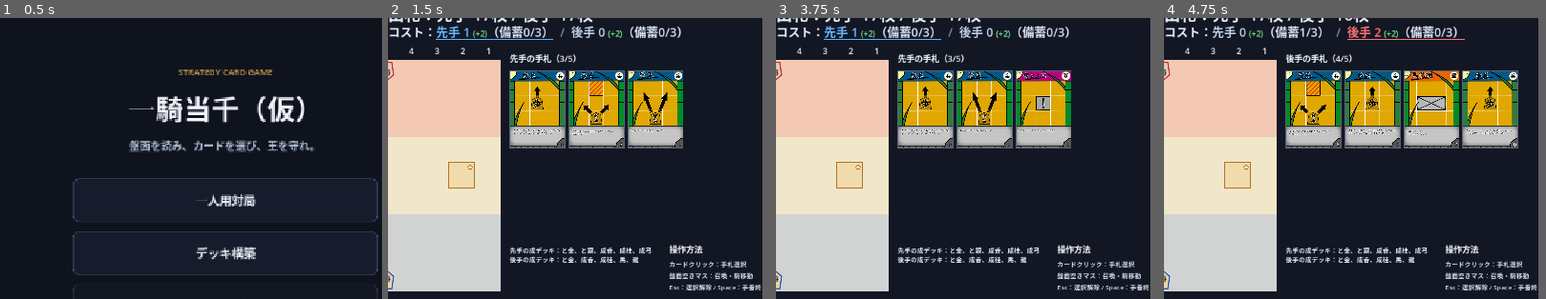
Above: before the commit, frames 1-4 (left to right).
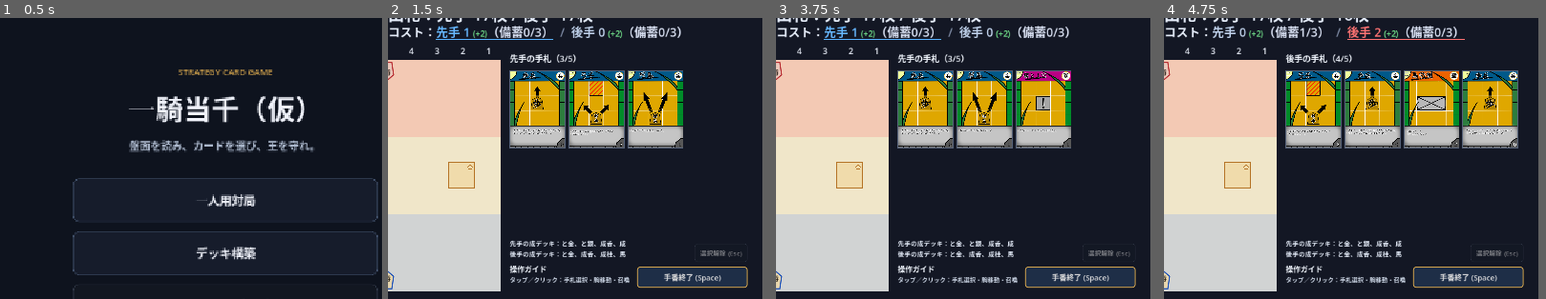
Above: after the commit, the same moments.

Repository: y398/ikkitousen
Game: Godot game, scene res://scenes/TitleScreen.tscn
The game is run twice, just before and just after one commit, with the same random seed, the same clock (stepped at 60 frames per second) and the same inputs.
Inputs (mouse positions are % of the whole screen's width and height, from its top left):
- Up to frame 1 (0.5 s): no input
- Up to frame 2 (1.5 s): click "一人用対局" at 0.5 s; click "このデッキで対局開始" at 1.25 s
- Up to frame 3 (3.75 s): click "タイトルへ戻る" at 2 s; click "一人用対局" at 2.75 s; click "このデッキで対局開始" at 3.5 s
- Up to frame 4 (4.75 s): tap Enter at 4.25 s; move the mouse to (72, 34) at 4.27 s; tap F at 4.35 s; click (72, 34) at 4.42 s; tap Space at 4.52 s
The pictures show only the part of the screen within x 20-70%, y 3-53%; the shares and areas given below are measured in that part.

Frame 1 is identical in both runs. In frame 2, 4.8% of the frame differs, in the area x 31-98%, y 78-98%; in frame 3, 4.8%; in frame 4, 4.8%.

Commit message:
feat: スマホ・タッチ操作対応のための手番終了・選択解除・アクションボタンUIを追加
- 画面右下に手番終了ボタン（Spaceキー代替）を新設
- 駒・手札選択時に操作を取り消せる選択解除ボタン（Escキー代替）を新設
- 弓手選択時に遠隔攻撃、罠選択時に手動起動を行える文脈アクションボタン（A/Fキー代替）を新設
- ゲーム状態に応じたボタンスタイルおよび活性・非活性の自動同期処理を実装
- ボタン追加に合わせて右下の成デッキ・操作ガイドの描画レイアウトを整理

Diff:
--- a/scripts/scenes/MainGame.gd
+++ b/scripts/scenes/MainGame.gd
@@ -52,7 +52,13 @@
 var pending_discard_hand_number: int = 0
 var game_initialized: bool = false
 
-# 対局開始前に、先手・後手が使用する保存デッキを選ぶ。
+# タッチ・マウス操作用のHUDボタン
+var action_ui_layer: CanvasLayer
+var end_turn_button: Button
+var cancel_button: Button
+var context_action_button: Button
+
+# 対局開始前に、先手・後手が使用する保存デッキを選ぶ
 var deck_library: Dictionary = {}
 var deck_selection_layer: CanvasLayer
 var deck_selection_status_label: Label
@@ -139,6 +145,7 @@
 	texture_filter = CanvasItem.TEXTURE_FILTER_LINEAR_WITH_MIPMAPS
 	get_window().size = Vector2i(800, 850)
 	_create_title_return_button()
+	_create_action_ui_buttons()
 
 	var loaded_library: Dictionary = DeckLibrary.load_library()
 	deck_library = loaded_library.get("decks", DeckLibrary.default_decks())
@@ -539,6 +546,216 @@
 	button.pressed.connect(_return_to_title)
 
 
+# タッチ・マウス操作用のボタングループを生成する
+func _create_action_ui_buttons() -> void:
+	action_ui_layer = CanvasLayer.new()
+	action_ui_layer.layer = 10
+	add_child(action_ui_layer)
+
+	# 1. 手番終了ボタン
+	end_turn_button = Button.new()
+	end_turn_button.text = "手番終了 (Space)"
+	end_turn_button.tooltip_text = "手番を終了し、相手のターンへ移行する"
+	end_turn_button.custom_minimum_size = Vector2(240, 46)
+	end_turn_button.focus_mode = Control.FOCUS_NONE
+	end_turn_button.add_theme_font_size_override("font_size", 16)
+	end_turn_button.offset_left = 880.0
+	end_turn_button.offset_top = 580.0
+	end_turn_button.offset_right = 1120.0
+	end_turn_button.offset_bottom = 626.0
+
+	var end_turn_style := StyleBoxFlat.new()
+	end_turn_style.bg_color = Color(0.12, 0.18, 0.28)
+	end_turn_style.border_color = Color(0.84, 0.65, 0.30)
+	end_turn_style.set_border_width_all(2)
+	end_turn_style.set_corner_radius_all(6)
+	end_turn_button.add_theme_stylebox_override("normal", end_turn_style)
+
+	var end_turn_hover := StyleBoxFlat.new()
+	end_turn_hover.bg_color = Color(0.18, 0.26, 0.40)
+	end_turn_hover.border_color = Color(1.0, 0.82, 0.45)
+	end_turn_hover.set_border_width_all(2)
+	end_turn_hover.set_corner_radius_all(6)
+	end_turn_button.add_theme_stylebox_override("hover", end_turn_hover)
+
+	var end_turn_disabled := StyleBoxFlat.new()
+	end_turn_disabled.bg_color = Color(0.10, 0.12, 0.16, 0.6)
+	end_turn_disabled.border_color = Color(0.35, 0.38, 0.45, 0.5)
+	end_turn_disabled.set_border_width_all(1)
+	end_turn_disabled.set_corner_radius_all(6)
+	end_turn_button.add_theme_stylebox_override("disabled", end_turn_disabled)
+
+	end_turn_button.pressed.connect(_on_end_turn_button_pressed)
+	action_ui_layer.add_child(end_turn_button)
+
+	# 2. 選択解除ボタン
+	cancel_button = Button.new()
+	cancel_button.text = "選択解除 (Esc)"
+	cancel_button.tooltip_text = "現在の選択や操作を取り消す"
+	cancel_button.custom_minimum_size = Vector2(115, 40)
+	cancel_button.focus_mode = Control.FOCUS_NONE
+	cancel_button.add_theme_font_size_override("font_size", 14)
+	cancel_button.offset_left = 1005.0
+	cancel_button.offset_top = 530.0
+	cancel_button.offset_right = 1120.0
+	cancel_button.offset_bottom = 570.0
+
+	var cancel_style := StyleBoxFlat.new()
+	cancel_style.bg_color = Color(0.14, 0.16, 0.22)
+	cancel_style.border_color = Color(0.40, 0.45, 0.55)
+	cancel_style.set_border_width_all(1)
+	cancel_style.set_corner_radius_all(6)
+	cancel_button.add_theme_stylebox_override("normal", cancel_style)
+
+	var cancel_hover := StyleBoxFlat.new()
+	cancel_hover.bg_color = Color(0.20, 0.24, 0.32)
+	cancel_hover.border_color = Color(0.60, 0.68, 0.80)
+	cancel_hover.set_border_width_all(2)
+	cancel_hover.set_corner_radius_all(6)
+	cancel_button.add_theme_stylebox_override("hover", cancel_hover)
+
+	var cancel_disabled := StyleBoxFlat.new()
+	cancel_disabled.bg_color = Color(0.08, 0.10, 0.14, 0.4)
+	cancel_disabled.border_color = Color(0.25, 0.28, 0.35, 0.3)
+	cancel_disabled.set_border_width_all(1)
+	cancel_disabled.set_corner_radius_all(6)
+	cancel_button.add_theme_stylebox_override("disabled", cancel_disabled)
+
+	cancel_button.pressed.connect(_on_cancel_button_pressed)
+	action_ui_layer.add_child(cancel_button)
+
+	# 3. 文脈アクションボタン（攻撃／罠起動）
+	context_action_button = Button.new()
+	context_action_button.text = "アクション"
+	context_action_button.custom_minimum_size = Vector2(115, 40)
+	context_action_button.focus_mode = Control.FOCUS_NONE
+	context_action_button.add_theme_font_size_override("font_size", 14)
+	context_action_button.offset_left = 880.0
+	context_action_button.offset_top = 530.0
+	context_action_button.offset_right = 995.0
+	context_action_button.offset_bottom = 570.0
+	context_action_button.visible = false
+
+	context_action_button.pressed.connect(_on_action_button_pressed)
+	action_ui_layer.add_child(context_action_button)
+
+
+func _on_end_turn_button_pressed() -> void:
+	if game_over or discard_mode:
+		return
+	print("%sが手番を終了しました" % ("先手" if current_player == 0 else "後手"))
+	end_turn()
+
+
+func _on_cancel_button_pressed() -> void:
+	if pending_special_trap_waiting_for_target:
+		_finish_pending_special_trap(Vector2i(-1, -1))
+		return
+
+	var had_selection: bool = (
+		selected_hand_index >= 0
+		or selected_square.x != -1
+		or pending_wall_square.x != -1
+	)
+	selected_hand_index = -1
+	selected_square = Vector2i(-1, -1)
+	pending_wall_square = Vector2i(-1, -1)
+	pending_discard_hand_number = 0
+	if had_selection:
+		print("選択をキャンセルしました")
+	queue_redraw()
+
+
+func _on_action_button_pressed() -> void:
+	if game_over or has_moved_this_turn:
+		return
+	if selected_square.x < 1 or not pieces.has(selected_square):
+		return
+
+	var selected_piece: Dictionary = pieces[selected_square]
+	if AttackRules.is_archer(selected_piece):
+		_perform_archer_attack()
+	elif str(selected_piece.get("category", "")) == "罠" and TrapRules.is_special_effect(TrapRules.get_effect_id(selected_piece)):
+		_activate_selected_special_trap()
+
+
+# ボタンUIの活性状態および表示内容を最新のゲーム状態と同期する
+func _update_action_ui() -> void:
+	if action_ui_layer == null or end_turn_button == null or cancel_button == null or context_action_button == null:
+		return
+
+	# デッキ選択中・陣営選択中またはゲーム未初期化時は非表示とする
+	var is_in_setup := (
+		(deck_selection_layer != null and is_instance_valid(deck_selection_layer))
+		or (side_selection_layer != null and is_instance_valid(side_selection_layer))
+		or not game_initialized
+	)
+	action_ui_layer.visible = not is_in_setup
+	if is_in_setup:
+		return
+
+	# 手番終了ボタンの更新
+	if game_over:
+		end_turn_button.disabled = true
+		end_turn_button.text = "対局終了"
+	elif discard_mode:
+		end_turn_button.disabled = true
+		end_turn_button.text = "手札超過：破棄中"
+	else:
+		end_turn_button.disabled = false
+		end_turn_button.text = "手番終了 (Space)"
+
+	# 選択解除ボタンの更新
+	var has_selection: bool = (
+		selected_hand_index >= 0
+		or selected_square.x >= 1
+		or pending_wall_square.x >= 1
+		or pending_special_trap_waiting_for_target
+	)
+	cancel_button.disabled = not has_selection or game_over
+
+	# 文脈アクションボタン（攻撃／罠起動）の更新
+	if game_over or selected_square.x < 1 or not pieces.has(selected_square):
+		context_action_button.visible = false
+		return
+
+	var selected_piece: Dictionary = pieces[selected_square]
+	var piece_owner: int = int(selected_piece.get("owner", -1))
+	if piece_owner != current_player:
+		context_action_button.visible = false
+		return
+
+	if AttackRules.is_archer(selected_piece):
+		context_action_button.visible = true
+		var attack_target := _get_archer_attack_target_square(selected_square)
+		var attack_cost := int(selected_piece.get("attack_cost", 1))
+		var can_attack := attack_target.x >= 1 and not has_moved_this_turn and (costs[current_player] + reserves[current_player] >= attack_cost)
+		context_action_button.text = "弓手 攻撃 (A)"
+		context_action_button.disabled = not can_attack
+
+		var attack_style := StyleBoxFlat.new()
+		attack_style.bg_color = Color(0.38, 0.10, 0.12) if can_attack else Color(0.16, 0.10, 0.12, 0.5)
+		attack_style.border_color = Color(0.95, 0.25, 0.25) if can_attack else Color(0.40, 0.25, 0.25, 0.5)
+		attack_style.set_border_width_all(2)
+		attack_style.set_corner_radius_all(6)
+		context_action_button.add_theme_stylebox_override("normal", attack_style)
+	elif str(selected_piece.get("category", "")) == "罠" and TrapRules.is_special_effect(TrapRules.get_effect_id(selected_piece)):
+		context_action_button.visible = true
+		var activation_cost := int(selected_piece.get("activation_cost", 1))
+		var can_activate := not has_moved_this_turn and (costs[current_player] + reserves[current_player] >= activation_cost)
+		context_action_button.text = "罠 起動 (F)"
+		context_action_button.disabled = not can_activate
+
+		var trap_style := StyleBoxFlat.new()
+		trap_style.bg_color = Color(0.32, 0.20, 0.08) if can_activate else Color(0.16, 0.12, 0.08, 0.5)
+		trap_style.border_color = Color(0.95, 0.65, 0.15) if can_activate else Color(0.40, 0.32, 0.15, 0.5)
+		trap_style.set_border_width_all(2)
+		trap_style.set_corner_radius_all(6)
+		context_action_button.add_theme_stylebox_override("normal", trap_style)
+	else:
+		context_action_button.visible = false
+
+
 func _return_to_title() -> void:
 	var title_path := "res://scenes/TitleScreen.tscn"
 
@@ -1285,41 +1502,40 @@
 	# 両プレイヤーの成デッキ
 	draw_string(
 		ThemeDB.fallback_font,
-		Vector2(604, 550),
+		Vector2(604, 535),
 		"先手の成デッキ：" + promotion_deck_summary(0),
 		HORIZONTAL_ALIGNMENT_LEFT,
-		540,
+		260,
 		14,
 		Color(0.90, 0.93, 0.98)
 	)
 
 	draw_string(
 		ThemeDB.fallback_font,
-		Vector2(604, 570),
+		Vector2(604, 558),
 		"後手の成デッキ：" + promotion_deck_summary(1),
 		HORIZONTAL_ALIGNMENT_LEFT,
-		540,
+		260,
 		14,
 		Color(0.90, 0.93, 0.98)
 	)
+
 	draw_string(
 		ThemeDB.fallback_font,
-		Vector2(950, 550),
-		"操作方法",
+		Vector2(604, 592),
+		"操作ガイド",
 		HORIZONTAL_ALIGNMENT_LEFT,
 		-1,
-		18,
+		16,
 		Color(0.95, 0.97, 1.0)
 	)
 
 	if shared_test_mode:
-		draw_string(ThemeDB.fallback_font, Vector2(950, 580), "数字キー：手札選択", HORIZONTAL_ALIGNMENT_LEFT, -1, 14, Color(0.82, 0.86, 0.92))
-		draw_string(ThemeDB.fallback_font, Vector2(950, 605), "自陣空きマス：召喚", HORIZONTAL_ALIGNMENT_LEFT, -1, 14, Color(0.82, 0.86, 0.92))
-		draw_string(ThemeDB.fallback_font, Vector2(950, 630), "F2：成デッキ出力 / Space：手番終了", HORIZONTAL_ALIGNMENT_LEFT, -1, 14, Color(0.82, 0.86, 0.92))
+		draw_string(ThemeDB.fallback_font, Vector2(604, 614), "数字キー：手札選択 / F2：成デッキ出力", HORIZONTAL_ALIGNMENT_LEFT, 260, 13, Color(0.82, 0.86, 0.92))
 	else:
-		draw_string(ThemeDB.fallback_font, Vector2(950, 580), "カードクリック：手札選択", HORIZONTAL_ALIGNMENT_LEFT, -1, 14, Color(0.82, 0.86, 0.92))
-		draw_string(ThemeDB.fallback_font, Vector2(950, 605), "盤面空きマス：召喚・駒移動", HORIZONTAL_ALIGNMENT_LEFT, -1, 14, Color(0.82, 0.86, 0.92))
-		draw_string(ThemeDB.fallback_font, Vector2(950, 630), "Esc：選択解除 / Space：手番終了", HORIZONTAL_ALIGNMENT_LEFT, -1, 14, Color(0.82, 0.86, 0.92))
+		draw_string(ThemeDB.fallback_font, Vector2(604, 614), "タップ／クリック：手札選択・駒移動・召喚", HORIZONTAL_ALIGNMENT_LEFT, 260, 13, Color(0.82, 0.86, 0.92))
+
+	_update_action_ui()
 
 func square_rect(square: Vector2i) -> Rect2:
 	var col: int
